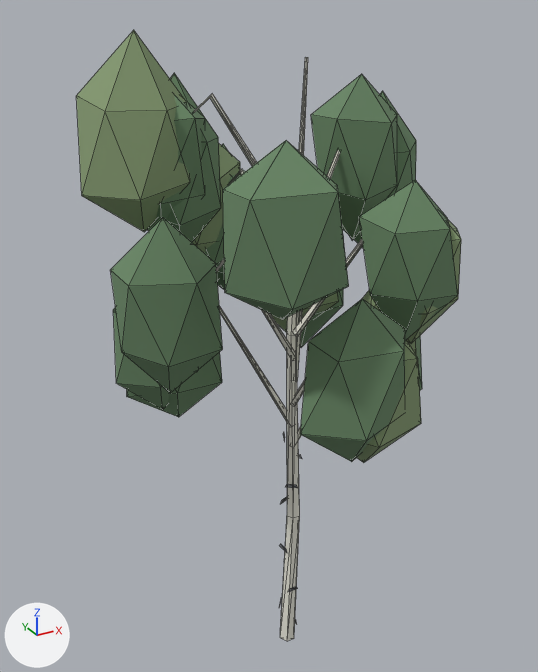
Renders of the glTF model game/assets/trees/birch_winter_light_01.glb from each side of a commit.
One viewpoint serves both versions: a camera (50 mm lens) standing at (-8.96, -15.1, 17.32) and looking at (-0.3, 0.66, 9.44). The lights are fixed; the arrows at lower left show +X, +Y and +Z. The first picture is the older version. Mesh edges are drawn as thin lines. Vertices at exactly the same position are counted once.

The first picture shows 'Birch_winter_light_01'.
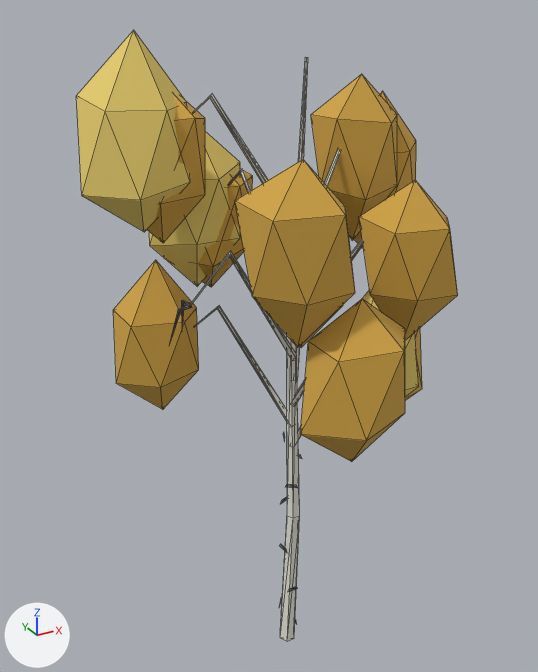
The change, as a list of edits to the scene's bpy script:
```text
Change mat_foliagelight:
    mat_foliagelight.base_color: (0.24, 0.33, 0.17) -> (0.82, 0.63, 0.16)  # greyish green #869b73 -> yellow #ead06f
Change mat_foliagedark:
    mat_foliagedark.base_color: (0.14, 0.24, 0.13) -> (0.63, 0.37, 0.06)  # greyish green #698665 -> orange #d0a445
Change me_curvedbranch:
    used by ob_birch_winter_light_01; location = (0.0, 0.0, 0.0)
    remove me_curvedbranch.from_pydata(...)  # 424 vertices, 664 faces; spans x -4.8..4.8, y -4.4..4.4, z 0.0..16.9
    add me_curvedbranch.from_pydata(...)  # 478 vertices, 744 faces; spans x -4.8..4.8, y -4.4..4.4, z 0.0..16.9
    me_curvedbranch part 1: the loose piece of 12 vertices spanning x -3.3..-0.7, y -4.1..-2.0, z 11.6..15.1 is rebuilt with 12 vertices and now spans x -2.5..-0.3, y -3.7..-1.6, z 10.7..14.7
    me_curvedbranch part 2
    83 vertices are removed from x -4.7..3.7, y -4.1..4.2, z 6.9..16.0
    140 faces are deleted
    137 vertices are added at x -3.5..3.0, y -3.4..3.6, z 8.3..14.6
    220 new faces join them, mat_barkdark (grey #76797c)
```

Location of each change, (x1, y1, x2, y2) in pixels of the pictures (538 x 672 px):
'Birch_winter_light_01', recoloured, reshaped (greyish green to orange): before (76, 30, 461, 641); after (76, 30, 458, 641)
part 1 of me_curvedbranch, rebuilt: before (223, 140, 349, 320); after (235, 159, 355, 347)
part 2 of me_curvedbranch, cut back (mostly hidden afterwards): before (111, 73, 461, 463); after (169, 301, 191, 344)
